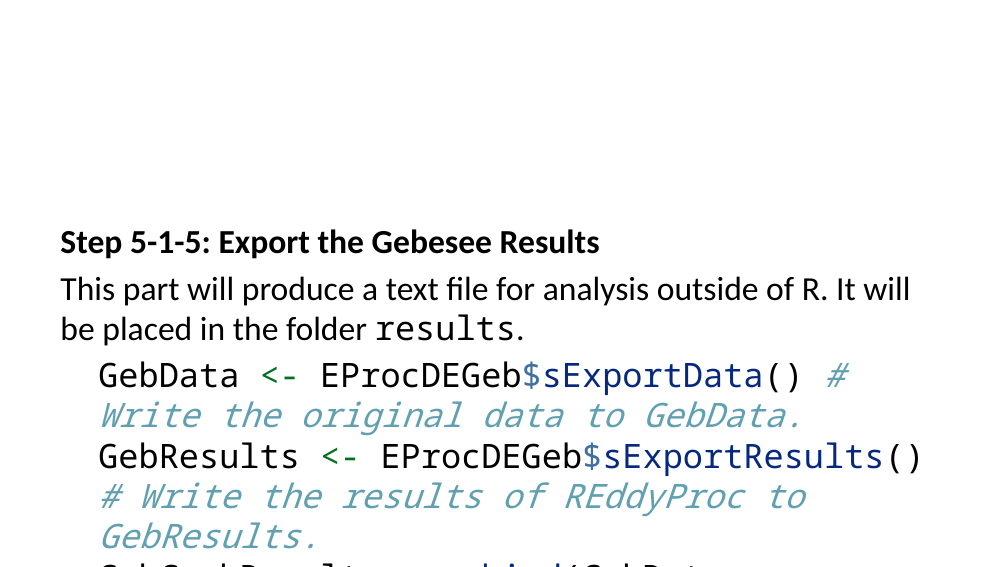
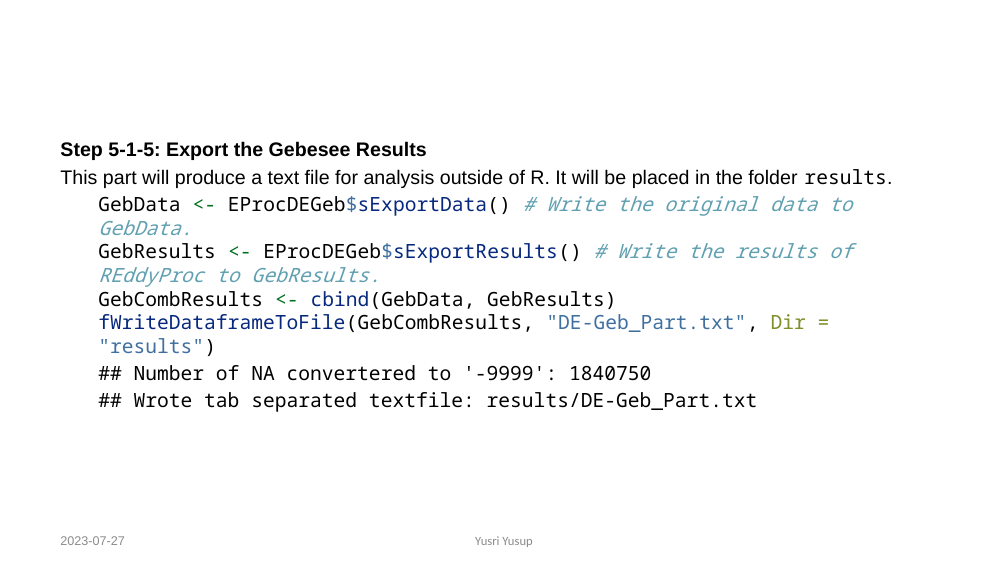
Before and after one commit to yusriy/reddyproc_class, a slide deck: slide 63 of R/REddyProc_presentation.pptx (slide 45 before the commit). Drawn at 1008x567 pixels with LibreOffice and Linux fonts; fonts in the diff are those of the drawing. Boxes give left, top, right and bottom in pixels: in the first picture for what was removed or moved away, otherwise in the second. Text is boxed around its words. In the diff, an @@ line names an element or a change of style, - is before the commit and + after.

```diff
--- a/R/REddyProc_presentation.pptx
+++ b/R/REddyProc_presentation.pptx
@@ text at <box>60,141,892,412</box>: size 24 to 14 pt; font Calibri to Arial in "Step 5-1-5: Export the Gebesee Results", "This part will produce a text file ..."; less space between paragraphs @@
@@ text at <box>134,365,651,381</box>: text changed; size 24 to 14 pt @@
-## Number of NA convertered to '-9999': 1840377
+## Number of NA convertered to '-9999': 1840750
@@ text added at <box>60,536,124,545</box>, 9 pt, text #8C8C8C @@
+2023-07-27
@@ text added at <box>475,536,532,547</box>, 9 pt, text #8C8C8C @@
+Yusri Yusup
```
Also in this commit, not shown: 52 other slides changed, 23 slides added, 4 slides removed, 25 other files.
